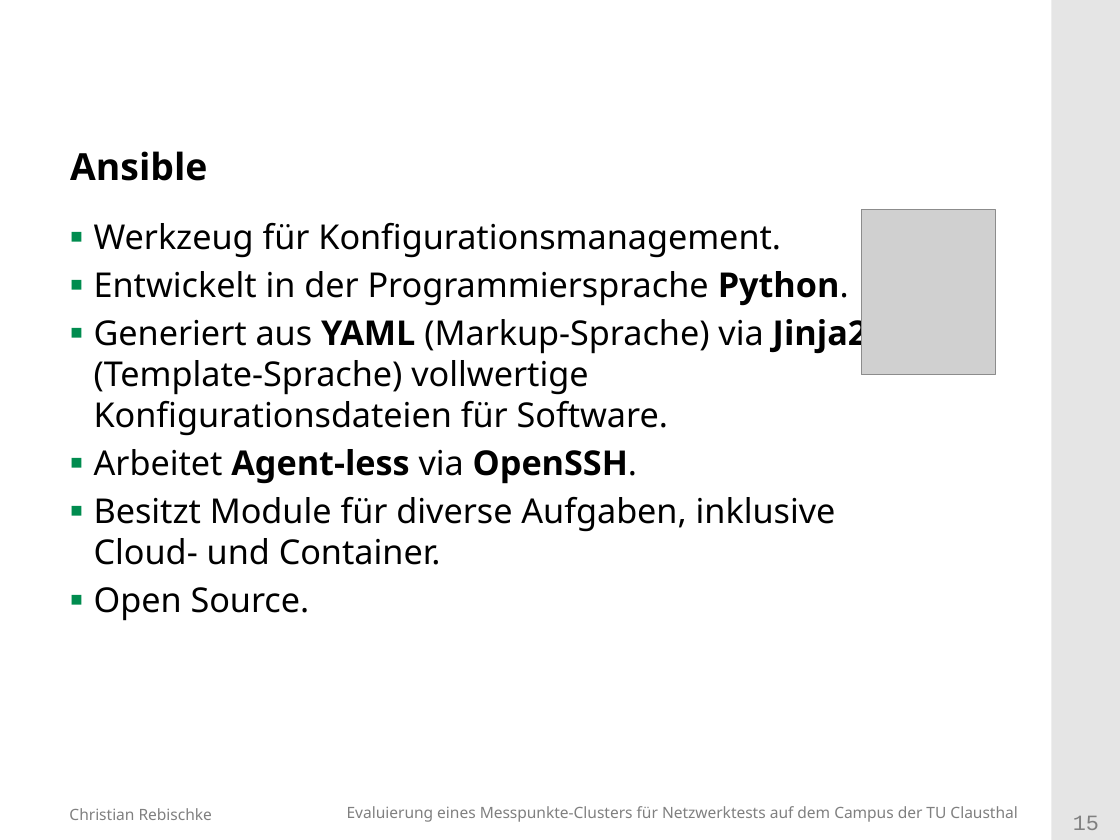
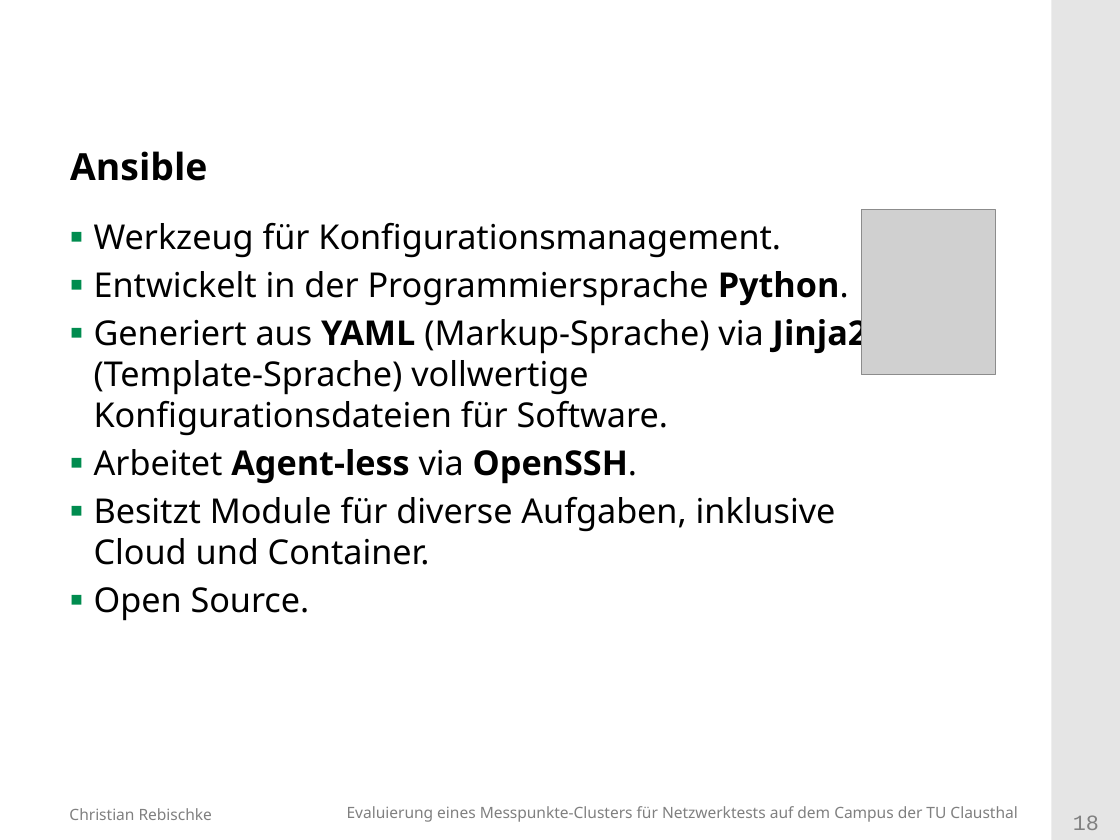
Before and after one commit to shibumi/bachelor-kolloquium, a slide deck: slide 18 of vortrag.odp (slide 15 before the commit). Drawn at 1120x840 pixels with LibreOffice and Linux fonts; fonts in the diff are those of the drawing; grey boxes stand for pictures; background and template pictures are left out. Boxes give left, top, right and bottom in pixels: in the first picture for what was removed or moved away, otherwise in the second. Text is boxed around its words. In the diff, an @@ line names an element or a change of style, - is before the commit and + after.

```diff
--- a/vortrag.odp
+++ b/vortrag.odp
@@ text at box(94, 497, 836, 565): text changed @@
-▪ Besitzt Module für diverse Aufgaben, inklusive Cloud- und Container.
+▪ Besitzt Module für diverse Aufgaben, inklusive Cloud und Container.
@@ page number at box(1073, 815, 1099, 830): text changed @@
-15
+18
```
Also in this commit, not shown: 5 other slides changed, 4 slides added.
